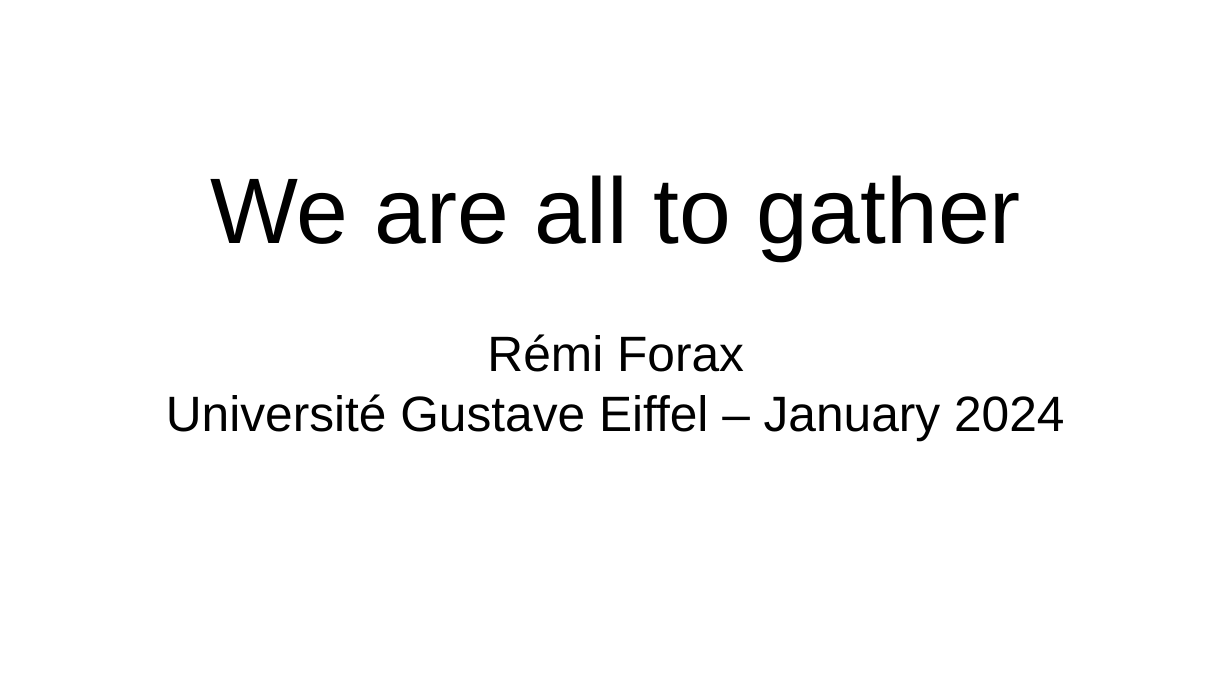
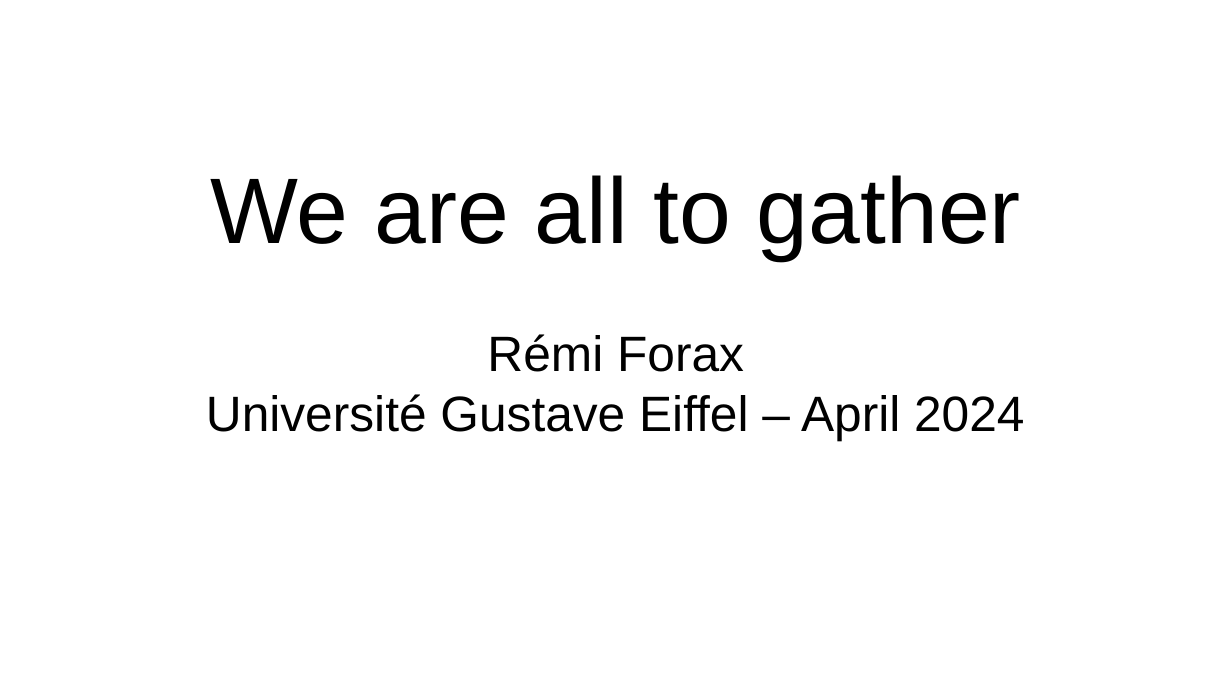
Before and after one commit to forax/we_are_all_to_gather, a slide deck: slide 1 of We are all to gather.odp. Drawn at 1232x693 pixels with LibreOffice and Linux fonts; fonts in the diff are those of the drawing. Boxes give left, top, right and bottom in pixels: in the first picture for what was removed or moved away, otherwise in the second. Text is boxed around its words. In the diff, an @@ line names an element or a change of style, - is before the commit and + after.

```diff
--- a/We are all to gather.odp
+++ b/We are all to gather.odp
@@ subtitle at (206,175,1024,440): text changed @@
-We are all to gather
-Rémi Forax
-Université Gustave Eiffel – January 2024
+We are all to gather
+Rémi Forax
+Université Gustave Eiffel – April 2024
```
Also in this commit, not shown: 11 other slides changed, 7 slides added, 7 slides removed, 1 other file.
